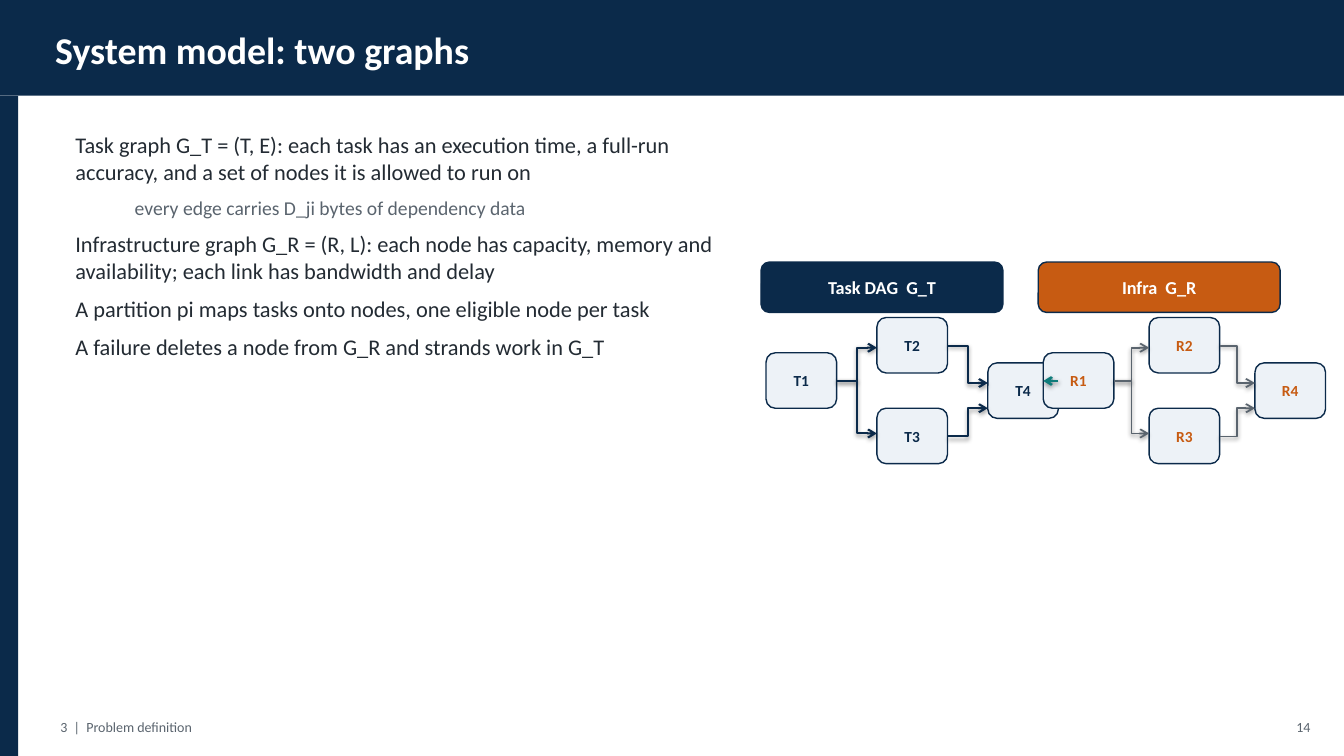
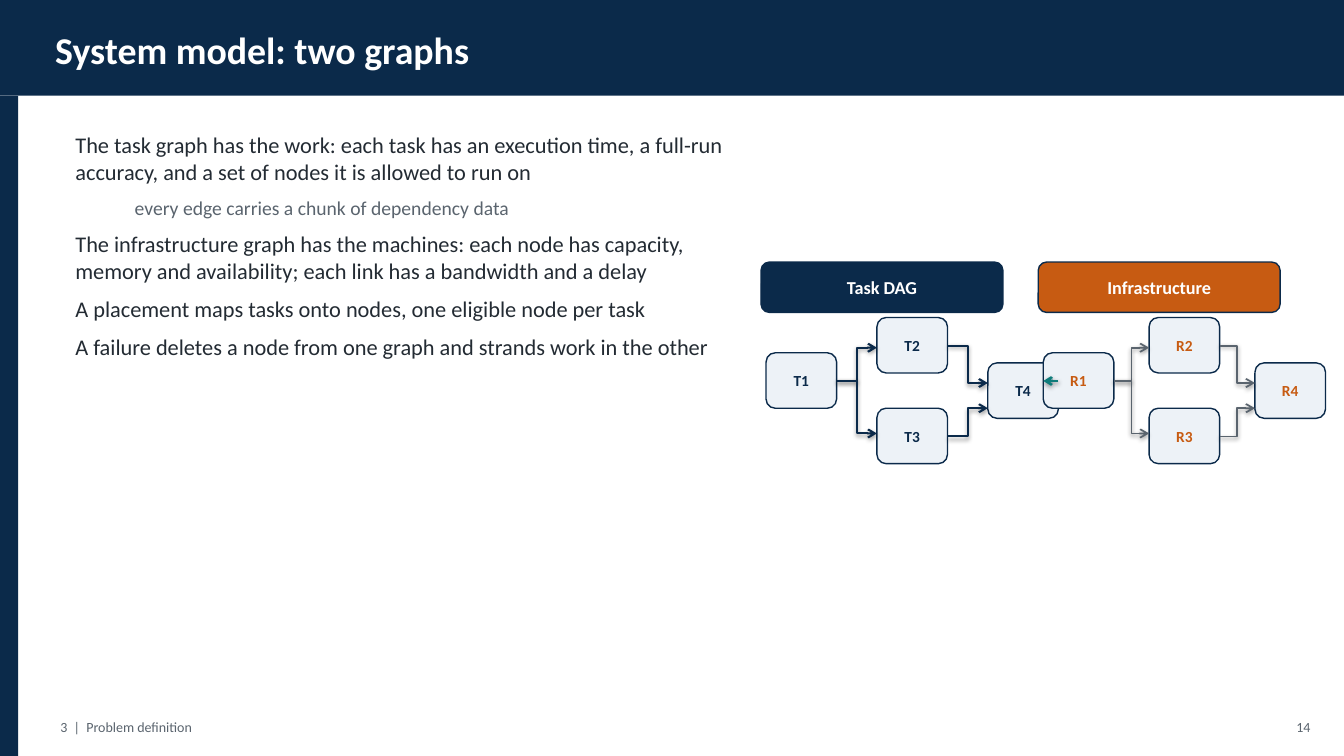
Before and after one commit to gayanigupta/data-aware-scheduling, a slide deck: slide 15 of slides/data-aware-scheduling.pptx. Drawn at 1344x756 pixels with LibreOffice and Linux fonts; fonts in the diff are those of the drawing. Boxes give left, top, right and bottom in pixels: in the first picture for what was removed or moved away, otherwise in the second. Text is boxed around its words. In the diff, an @@ line names an element or a change of style, - is before the commit and + after.

```diff
--- a/slides/data-aware-scheduling.pptx
+++ b/slides/data-aware-scheduling.pptx
@@ text at (75,137,722,359): text changed @@
-Task graph G_T = (T, E): each task has an execution time, a full-run accuracy, and a set of nodes it is allowed to run on
-  every edge carries D_ji bytes of dependency data
-Infrastructure graph G_R = (R, L): each node has capacity, memory and availability; each link has bandwidth and delay
-A partition pi maps tasks onto nodes, one eligible node per task
-A failure deletes a node from G_R and strands work in G_T
+The task graph has the work: each task has an execution time, a full-run accuracy, and a set of nodes it is allowed to run on
+  every edge carries a chunk of dependency data
+The infrastructure graph has the machines: each node has capacity, memory and availability; each link has a bandwidth and a delay
+A placement maps tasks onto nodes, one eligible node per task
+A failure deletes a node from one graph and strands work in the other
@@ text in rounded rectangle at (847,281,917,294): text changed @@
-Task DAG G_T
+Task DAG
@@ text in rounded rectangle at (1107,281,1211,294): text changed @@
-Infra G_R
+Infrastructure
```
Also in this commit, not shown: 1 other slide changed, 1 other file.
